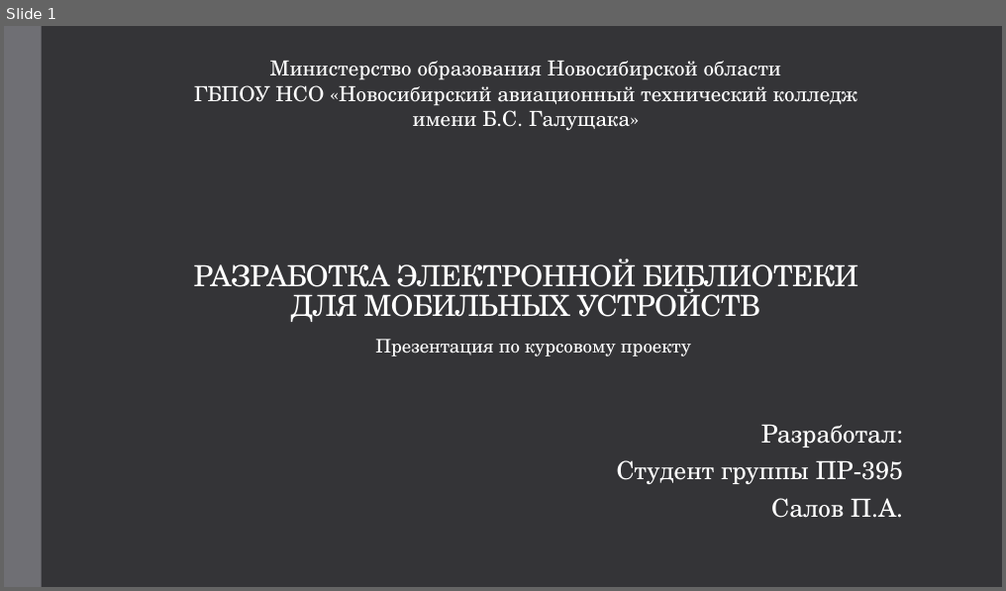
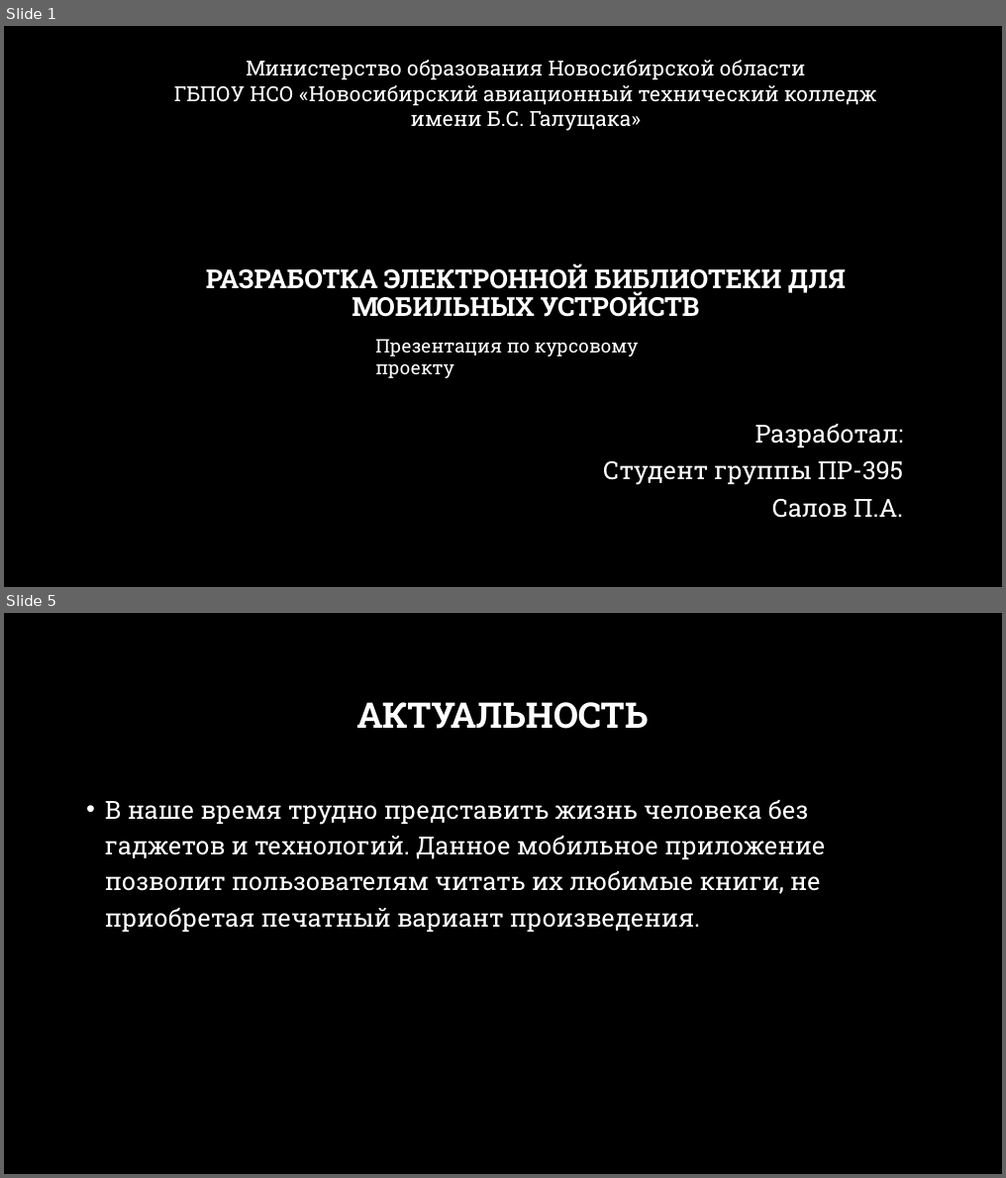
Before and after one commit to Mojukin/CourseWork, a slide deck: Презентация по курсовому проекту, Салов П.А., Пр-395.pptx. Shown one above the other, each under a label of ours: slide 1 before the commit, slides 1 and 5 after it; the slides between them are not shown. The pictures are 1006x591 and 1006x1178 pixels, drawn with LibreOffice and Linux fonts; fonts in the diff are those of the drawing; background and template pictures are left out. Boxes give left, top, right and bottom in pixels: in the first picture for what was removed or moved away, otherwise in the second. Text is boxed around its words. In the diff, an @@ line names an element or a change of style, - is before the commit and + after.

```diff
--- a/Презентация по курсовому проекту, Салов П.А., Пр-395.pptx
+++ b/Презентация по курсовому проекту, Салов П.А., Пр-395.pptx
@@ slide 5 added at [4,613,1002,1174], background picture (left out) @@
@@ title added at [356,702,648,729], 34 pt, text #FFFFFF, bold @@
+АКТУАЛЬНОСТЬ
@@ text added at [105,800,825,932], 24 pt, text #FFFFFF @@
+• В наше время трудно представить жизнь человека без гаджетов и технологий. Данное мобильное приложение позволит пользователям читать их любимые книги, не приобретая печатный вариант произведения.
@@ slide 1 changed as well @@
@@ background #353537 to picture (left out) @@
@@ rectangle removed at [4,26,42,587] @@
@@ title "РАЗРАБОТКА ЭЛЕКТРОННОЙ БИБЛИОТЕКИ ДЛЯ МОБИЛЬНЫХ ..." at [206,264,846,317]: size 28 to 25.2 pt, font TeX Gyre Schola to Roboto Slab, letter spacing -0.5 to 0 pt, bold on; line spacing 0.85 to 0.9 @@
@@ font TeX Gyre Schola to Roboto Slab in 3 elements at [603,424,904,518], [174,60,877,131], [375,339,638,378] @@
```
Also in this commit, not shown: 6 other slides added, 7 slides removed, 1 other file.
